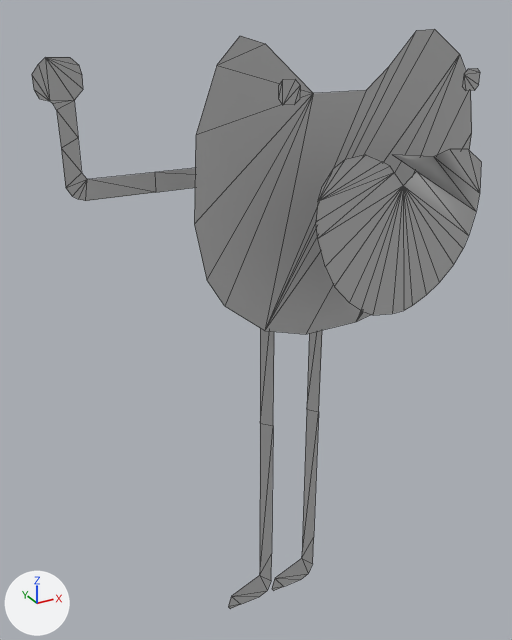
The FBX model scenes/chuang_xie_7_texture/meshes/file_haha.fbx: old version first, new version second.
Before and after are seen from a camera (50 mm lens) standing at (-0.0161, -0.0219, 0.0174) and looking at (-0.0028, 0.0023, 0.0053). The lights are fixed; the arrows at lower left show +X, +Y and +Z. Mesh edges are drawn as thin lines. Where no turn or scale is listed for an object, it has been applied to the vertices. Vertices at the same position are counted once.
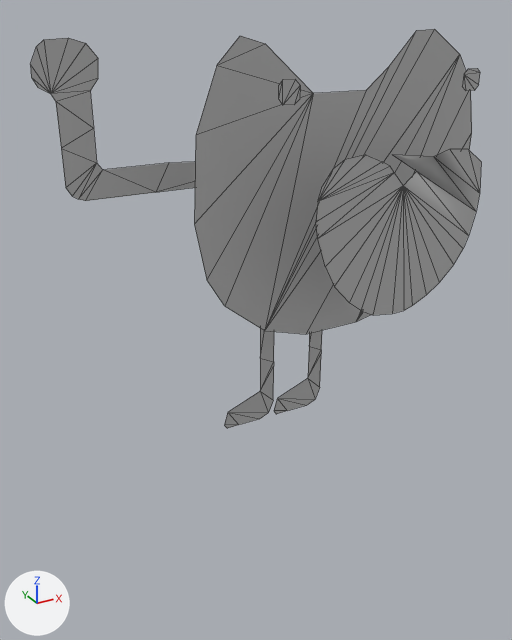
Boxes [x1, y1, x2, y2] around the edits, measured in the pictures (512 x 640 px; the box of a moved part takes in the faces that stretch with it):
'polySurface4', reshaped (31% shorter): before [32, 29, 481, 609]; after [30, 29, 481, 428]
part 1 of me_polysurface4_ncl1_1, rebuilt: before [272, 330, 322, 590]; after [274, 330, 322, 414]
part 2 of me_polysurface4_ncl1_1, rebuilt: before [228, 328, 274, 609]; after [224, 328, 274, 428]
part 3 of me_polysurface4_ncl1_1, moved or reshaped: before [32, 57, 195, 201]; after [30, 38, 195, 201]

The change, as a diff of the scene's bpy script:
```diff
--- a/scenes/chuang_xie_7_texture/meshes/file_haha.fbx.py
+++ b/scenes/chuang_xie_7_texture/meshes/file_haha.fbx.py
@@ me_polysurface4_ncl1_1 @@
 # used by ob_polysurface4; location = (0.0, 0.0, 0.0)
-me_polysurface4_ncl1_1.from_pydata(...)  # 122 vertices, 107 faces; spans x -0.0105..0.0061, y -0.0034..0.0042, z -0.0124..0.0167
+me_polysurface4_ncl1_1.from_pydata(...)  # 121 vertices, 106 faces; spans x -0.0105..0.0061, y -0.0034..0.0042, z -0.001..0.0167
+# me_polysurface4_ncl1_1 part 1: the loose piece of 13 vertices spanning x -0.0008..0.0019, y 0.0042, z -0.0124..0.0061 is rebuilt with 13 vertices and now spans x -0.0008..0.0019, y 0.0042, z -0.001..0.0072
+# me_polysurface4_ncl1_1 part 2: the loose piece of 13 vertices spanning x -0.0035..-0.0008, y 0.0042, z -0.0124..0.0061 is rebuilt with 13 vertices and now spans x -0.0035..-0.0008, y 0.0042, z -0.001..0.0072
+# me_polysurface4_ncl1_1 part 3
+# 17 vertices are removed from x -0.0105..-0.0062, y 0.0042, z 0.0115..0.0158
+# 23 faces are deleted
+# 16 vertices are added at x -0.0105..-0.0056, y 0.0042, z 0.0119..0.0164
+# 22 new faces join them
 me_polysurface4_ncl1_1.materials.append(mat_default_material)
```
